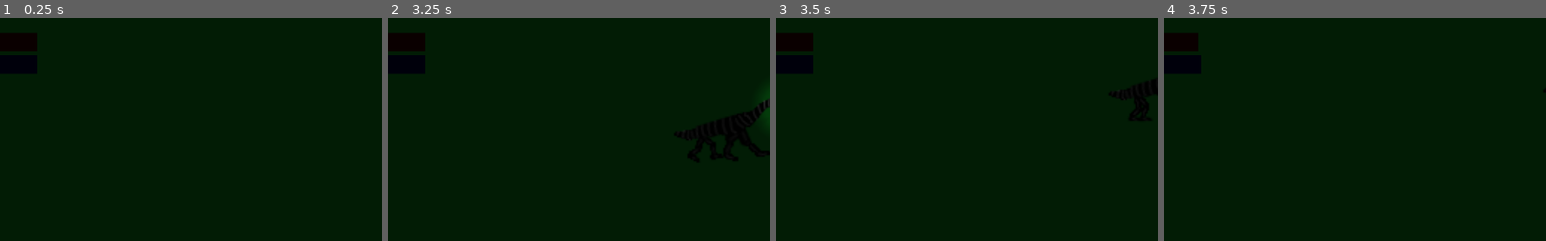
Above: before the commit, frames 1-4 (left to right).
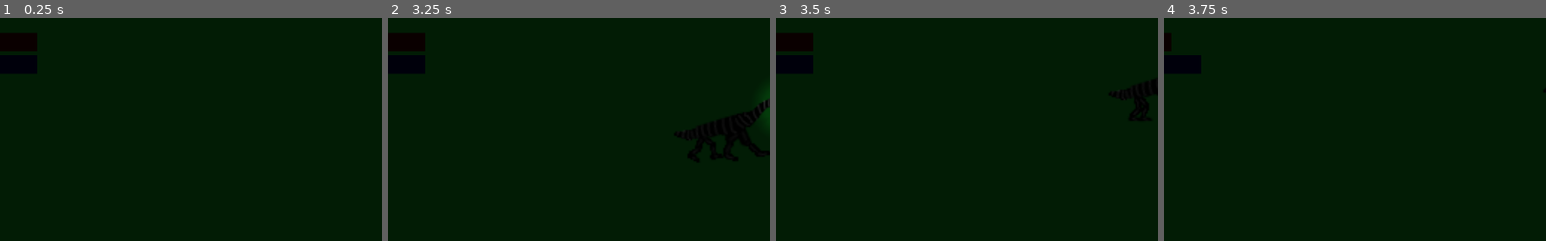
Above: after the commit, the same moments.

Repository: Befrimon/Scroll_of_Dungeon
Game: Godot game, scene res://scenes/Forest.tscn
Two runs of this game, one before a commit and one after it. Both use one fixed random seed, a clock stepped at 60 frames per second and the inputs below. This scene is started directly instead of the project's main scene.
Inputs (mouse positions are % of the whole screen's width and height, from its top left):
- Up to frame 1 (0.25 s): no input
- Up to frame 2 (3.25 s): tap Enter at 0.5 s; move the mouse to (45, 70) at 0.52 s; hold W (up) 0.53-2.03 s; click (45, 70) at 0.67 s; move the mouse to (80, 65) at 1.27 s; move the mouse to (20, 35) at 2.02 s; hold A (left) from 2.03 s (still down); move the mouse to (55, 50) at 2.77 s; click (55, 50) at 2.92 s
- Up to frame 3 (3.5 s): keep holding A (left)
- Up to frame 4 (3.75 s): move the mouse to (35, 25) at 3.52 s; release A (left) at 3.53 s; hold S (down) from 3.53 s (still down)
The pictures show only the part of the screen within x 17-67%, y 0-50%; the shares and areas given below are measured in that part.

Frames 1-3 are identical in both runs. In frame 4, 0.5% of the frame differs, in the area x 2-9%, y 6-15%.

Commit message:
Update files Remove unless player hits Update README

Diff:
--- a/scripts/Player.gd
+++ b/scripts/Player.gd
@@ -8,8 +8,7 @@
 
 
 func _process(delta):
-	Const.player_data["hits"] = 100  # Invulnerability
-
+	# Const.player_data["hits"] = 100  # Invulnerability
 	var delta_x = 0
 	var delta_y = 0
 	if Input.is_action_pressed("right"):
Not shown, changed: README.md
